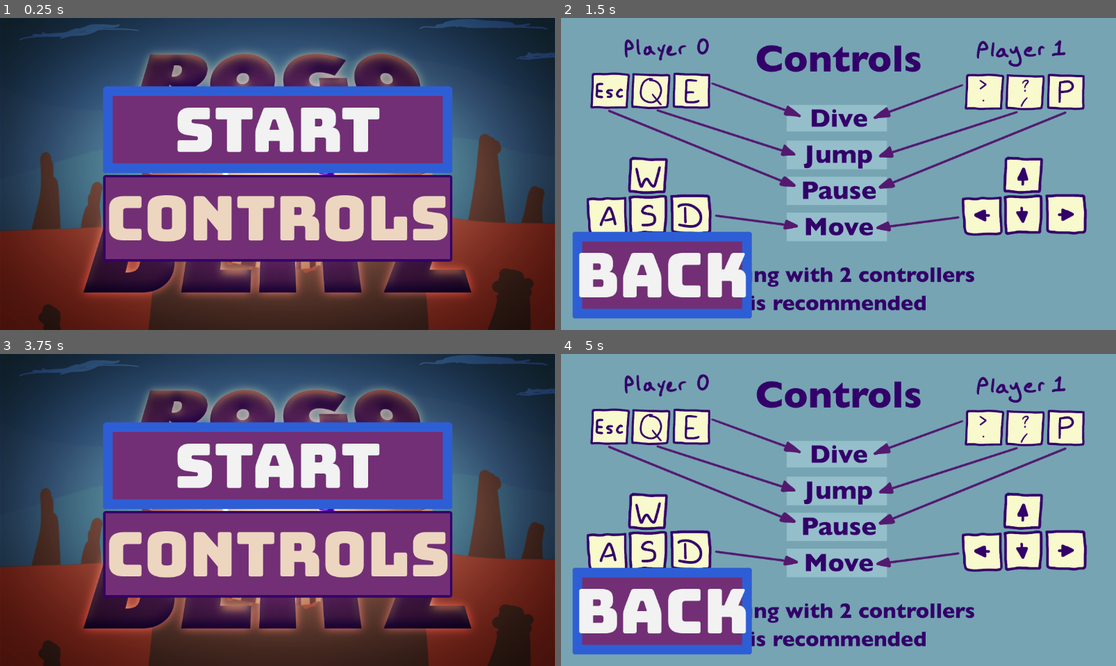
Above: before the commit, frames 1-4 (two rows, left to right).
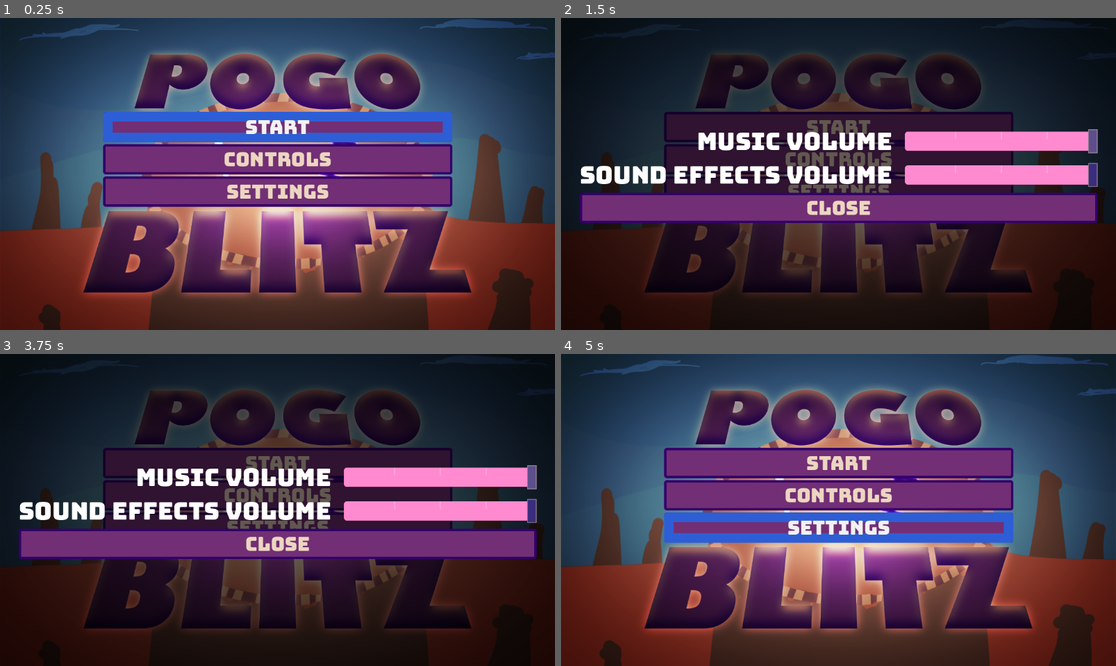
Above: after the commit, the same moments.

Repository: proximadams/Lucky-Erik-Alex-Jam-2025
Game: Godot game, scene res://UI/TitleScreen.tscn
The game is run twice, just before and just after one commit, with the same random seed, the same clock (stepped at 60 frames per second) and the same inputs. Sound files missing from this copy of the repository are replaced by a short silence.
Inputs (mouse positions are in pixels of both pictures, inside the frame that each line leads up to):
- Up to frame 1 (0.25 s): no input
- Up to frame 2 (1.5 s): click (838, 192) at 0.5 s, where only the run after the commit has a clickable "Settings"; click (838, 130) at 1.25 s, where only the run before the commit has a clickable "Start"
- Up to frame 3 (3.75 s): click (277, 466) at 2 s, where only the run before the commit has a clickable "Start"; click (277, 466) at 2.75 s, where only the run before the commit has a clickable "Start"; click (99, 609) at 3.5 s, where only the run before the commit has a clickable "Back"
- Up to frame 4 (5 s): click (838, 553) at 4.25 s, where only the run before the commit has a clickable "Controls"

The runs differ from the first frame. In frame 1, 26% of the frame differs, in the area x 18-82%, y 21-79%; in frame 2, 100%, in the area x 0-100%, y 0-100%; in frame 3, 95%; in frame 4, 99%.

Commit message:
settings menu instead of pause menu

Diff:
--- a/Global.gd
+++ b/Global.gd
@@ -13,11 +13,13 @@
 	load('res://SoundEffects/Mixed/MyLeg.mp3'),
 ]
 
-var musicVolume = 1.0# range between 0.0 and 1.0 (inclusive)
-var sfxVolume = 1.0# range between 0.0 and 1.0 (inclusive)
+var musicVolume: float = 1.0# range between 0.0 and 1.0 (inclusive)
+var sfxVolume: float = 1.0# range between 0.0 and 1.0 (inclusive)
 var numDeathsTotalArr = [0, 0]
 var numDevicesConnected = 0
 var config = ConfigFile.new()
+
+@onready var tree = get_tree()
 
 func _ready() -> void:
 	rng = RandomNumberGenerator.new()
@@ -32,8 +34,14 @@
 		config.save(USER_SETTINGS_FILE_PATH)
 	else:
 		config.load(USER_SETTINGS_FILE_PATH)
-		musicVolume = config.get_value('volume', 'music')
-		sfxVolume = config.get_value('volume', 'sound_effects')
+		var musicVolumeSetting = config.get_value('volume', 'music')
+		if musicVolumeSetting == null:
+			musicVolumeSetting = 0.0
+		var sfxVolumeSetting = config.get_value('volume', 'sound_effects')
+		if sfxVolumeSetting == null:
+			sfxVolumeSetting = 0.0
+		musicVolume = musicVolumeSetting
+		sfxVolume = sfxVolumeSetting
 		refresh_music_volume()
 
 func save_setting_music_volume():
@@ -87,4 +95,7 @@
 
 func _input(event: InputEvent) -> void:
 	if event.is_action_released('quit'):
-		get_tree().quit()
+		if tree.paused:
+			PauseMenu.unpause()
+		else:
+			tree.quit()
--- a/UI/PauseMenu.tscn
+++ b/UI/PauseMenu.tscn
@@ -89,19 +89,11 @@
 value = 100.0
 tick_count = 5
 
-[node name="ButtonUnpause" type="Button" parent="Control/VBoxContainer"]
+[node name="CloseButton" type="Button" parent="Control/VBoxContainer"]
 layout_mode = 2
 theme = ExtResource("1_m0guu")
-theme_override_font_sizes/font_size = 64
-text = "Unpause"
-
-[node name="ButtonTitleScreen" type="Button" parent="Control/VBoxContainer"]
-layout_mode = 2
-theme = ExtResource("1_m0guu")
-theme_override_font_sizes/font_size = 64
-text = "Title screen"
+text = "Close"
 
 [connection signal="value_changed" from="Control/VBoxContainer/HBoxContainerMusic/HSlider" to="." method="set_music_volume"]
 [connection signal="value_changed" from="Control/VBoxContainer/HBoxContainerSFX/HSlider" to="." method="set_sfx_volume"]
-[connection signal="pressed" from="Control/VBoxContainer/ButtonUnpause" to="." method="unpause"]
-[connection signal="pressed" from="Control/VBoxContainer/ButtonTitleScreen" to="." method="go_to_title_screen"]
+[connection signal="pressed" from="Control/VBoxContainer/CloseButton" to="." method="unpause"]
--- a/UI/Themes/ButtonTheme.tres
+++ b/UI/Themes/ButtonTheme.tres
@@ -52,7 +52,7 @@
 
 [resource]
 Button/colors/font_color = Color(0.923961, 0.838205, 0.754127, 1)
-Button/font_sizes/font_size = 128
+Button/font_sizes/font_size = 40
 Button/fonts/font = ExtResource("1_ockik")
 Button/styles/focus = SubResource("StyleBoxFlat_5py10")
 Button/styles/hover = SubResource("StyleBoxFlat_csu78")
--- a/UI/TitleScreen.tscn
+++ b/UI/TitleScreen.tscn
@@ -26,9 +26,9 @@
 anchor_top = 0.5
 anchor_right = 0.5
 anchor_bottom = 0.5
-offset_left = -362.5
-offset_top = -182.0
-offset_right = 362.5
+offset_left = -362.0
+offset_top = -129.0
+offset_right = 363.0
 offset_bottom = 182.0
 grow_horizontal = 2
 grow_vertical = 2
@@ -42,6 +42,11 @@
 layout_mode = 2
 theme = ExtResource("3_d1n7v")
 text = "Controls"
+
+[node name="SettingsButton" type="Button" parent="VBoxContainer"]
+layout_mode = 2
+theme = ExtResource("3_d1n7v")
+text = "Settings"
 
 [node name="Controls" type="Control" parent="."]
 visible = false
@@ -89,13 +94,14 @@
 expand_mode = 5
 
 [node name="BackButton" type="Button" parent="Controls"]
+visible = false
 layout_mode = 1
 anchors_preset = 2
 anchor_top = 1.0
 anchor_bottom = 1.0
 offset_left = 24.0
-offset_top = -204.0
-offset_right = 396.0
+offset_top = -120.0
+offset_right = 215.0
 offset_bottom = -24.0
 grow_vertical = 0
 theme = ExtResource("3_d1n7v")
@@ -105,5 +111,6 @@
 [connection signal="pressed" from="VBoxContainer/ControlsButton" to="." method="refresh_controller_instructions"]
 [connection signal="pressed" from="VBoxContainer/ControlsButton" to="Controls/BackButton" method="grab_focus"]
 [connection signal="pressed" from="VBoxContainer/ControlsButton" to="Controls" method="set_visible" binds= [true]]
+[connection signal="pressed" from="VBoxContainer/SettingsButton" to="." method="_on_show_settings"]
 [connection signal="pressed" from="Controls/BackButton" to="VBoxContainer/StartButton" method="grab_focus"]
 [connection signal="pressed" from="Controls/BackButton" to="Controls" method="set_visible" binds= [false]]
--- a/UI/pause_menu.gd
+++ b/UI/pause_menu.gd
@@ -17,8 +17,8 @@
 	Global.set_sfx_volume(value / 100.0)
 	Global.save_setting_sfx_volume()
 
-func grab_focus_unpause_button() -> void:
-	$Control/VBoxContainer/ButtonUnpause.grab_focus()
+func grab_focus_slider() -> void:
+	$Control/VBoxContainer/HBoxContainerMusic/HSlider.grab_focus()
 
 func unpause() -> void:
 	if is_instance_valid(prevFocus):
@@ -30,11 +30,11 @@
 	visible = true
 	tree.paused = true
 	prevFocus = tree.get_root().gui_get_focus_owner()
-	grab_focus_unpause_button()
+	grab_focus_slider()
 	$Control/VBoxContainer/HBoxContainerMusic/HSlider.value = Global.musicVolume * 100.0
 	$Control/VBoxContainer/HBoxContainerSFX/HSlider.value = Global.sfxVolume * 100.0
 
-func _toggle_pause() -> void:
+func toggle_pause() -> void:
 	if visible:
 		unpause()
 	else:
@@ -42,7 +42,7 @@
 
 func _input(event: InputEvent) -> void:
 	if not event.is_echo() and event.is_action_pressed('pause'):
-		_toggle_pause()
+		toggle_pause()
 
 func go_to_title_screen() -> void:
 	tree.change_scene_to_file(titleScene)
--- a/UI/title_screen.gd
+++ b/UI/title_screen.gd
@@ -7,6 +7,9 @@
 func _on_button_pressed() -> void:
 	get_tree().change_scene_to_file('res://Environments/Hoodoo/Round1.tscn')
 
+func _on_show_settings() -> void:
+	PauseMenu.toggle_pause()
+
 func refresh_controller_instructions():
 	$Controls/ControlsTextureRect0.visible = (Global.numDevicesConnected == 0)
 	$Controls/ControlsTextureRect1.visible = (Global.numDevicesConnected == 1)
